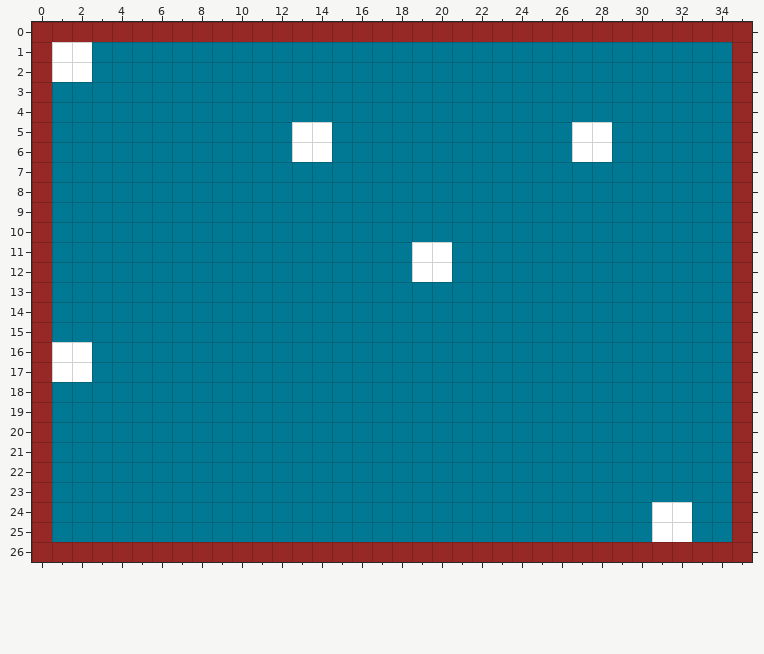
Tiled map: raw/levels.tmx. This is how it looked before the edit.
Cells are 25x25 px. Shown: x 0..35, y 0..26.
Once edited:
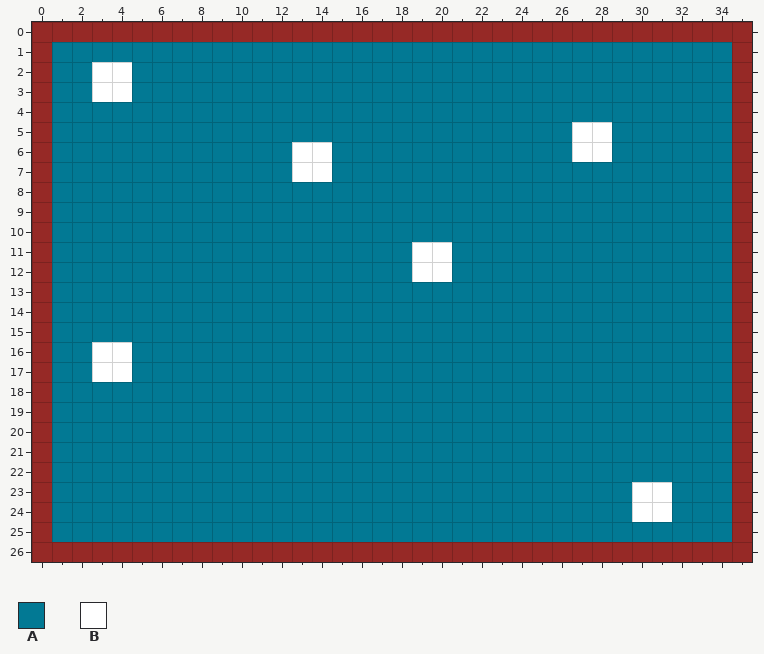
Key: from "tile-set": A 1, B 2.
_ is an empty cell, . an unchanged one.
Changes in this commit:
--- layer "1-background"
@@ x 1..4 @@
- 1 BB..
- 2 BBAA
- 3 ..AA
+ 1 AA..
+ 2 AABB
+ 3 ..BB
@@ x 13..14 @@
- 5 BB
+ 5 AA
@@ x 13..14 @@
- 7 AA
+ 7 BB
@@ x 1..4 @@
-16 BBAA
-17 BBAA
+16 AABB
+17 AABB
@@ x 30..32 @@
-23 AA.
-24 A.B
-25 .BB
+23 BB.
+24 B.A
+25 .AA
